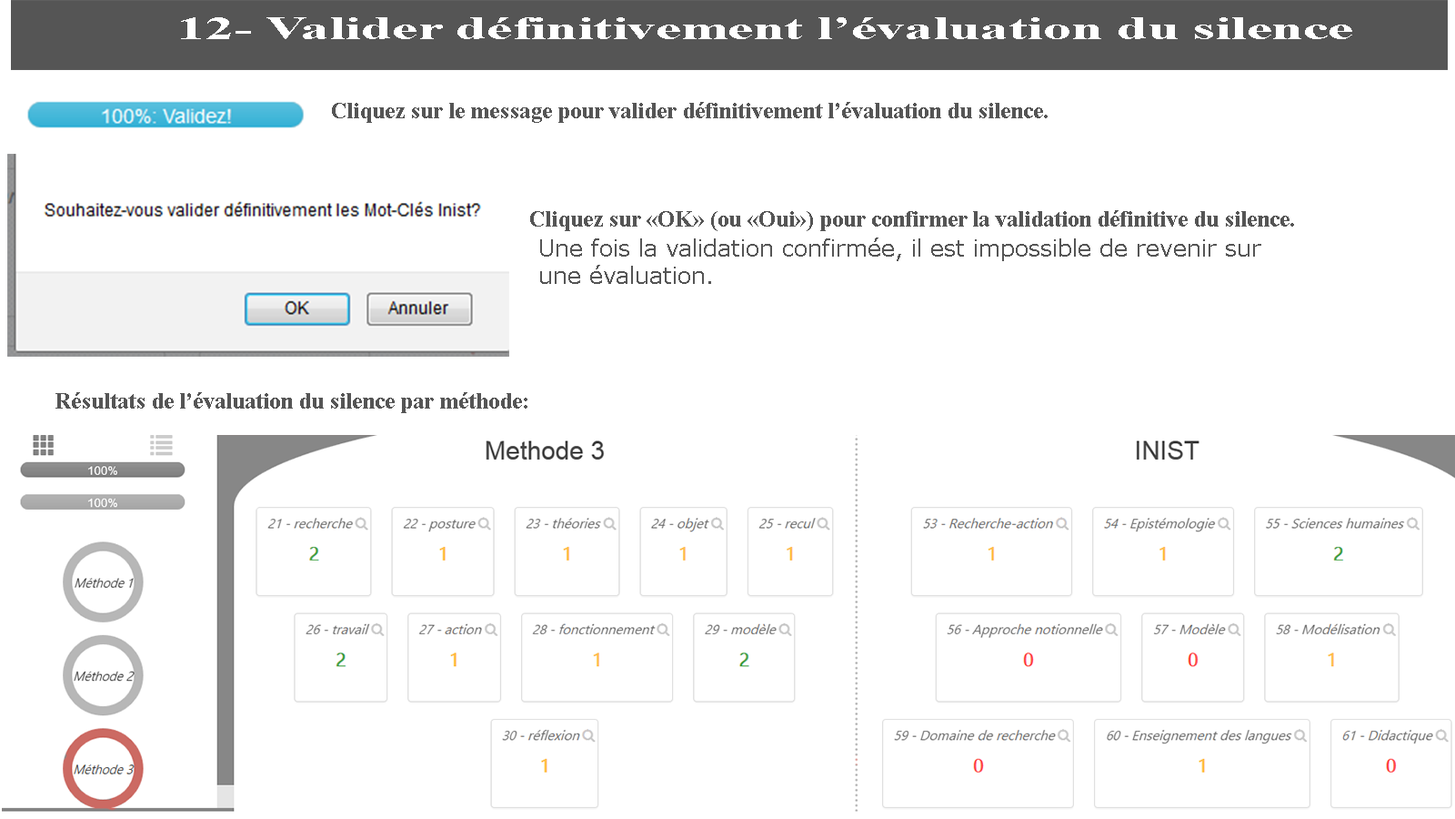
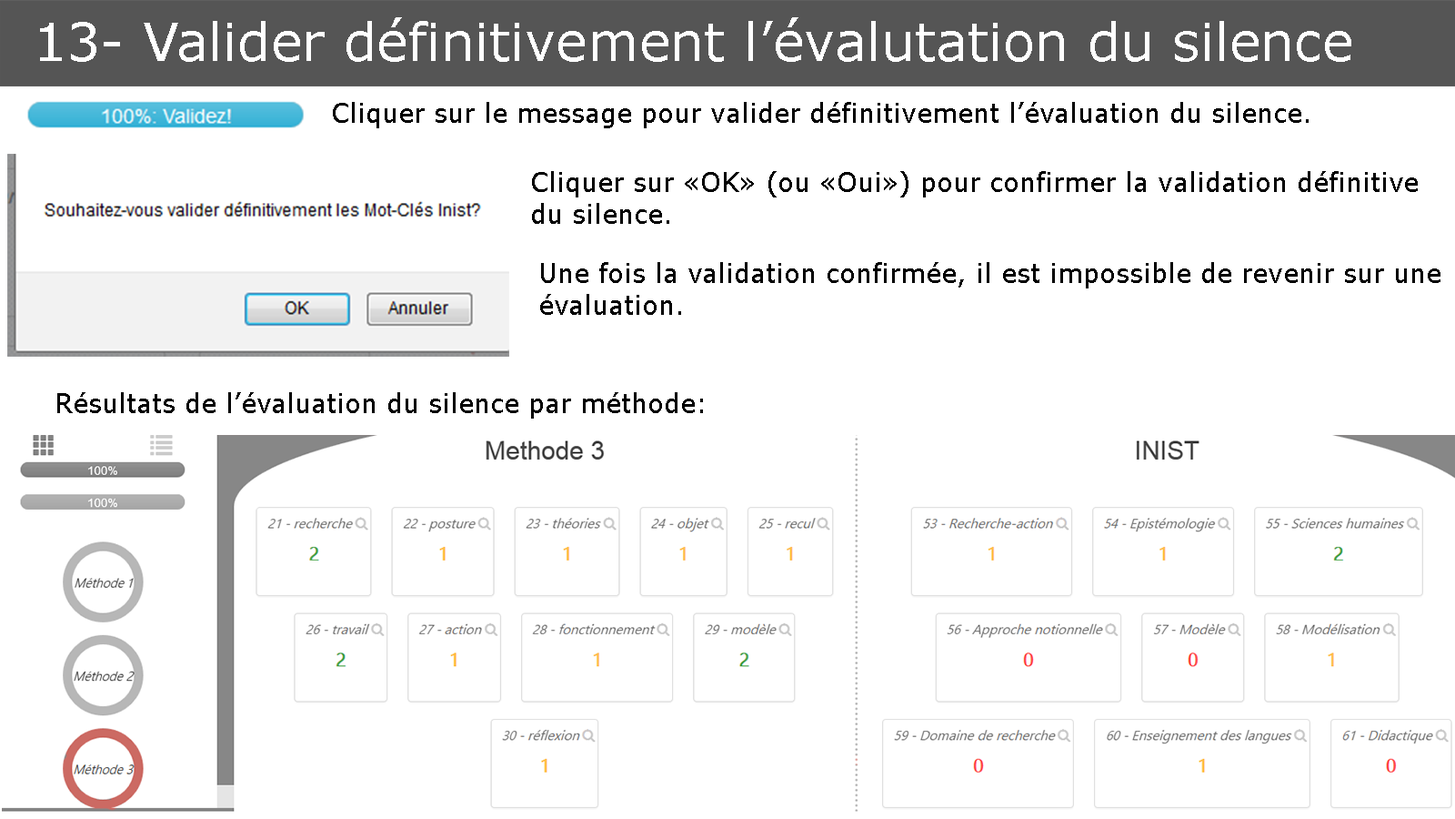
Layered file, before and after one edit (1455 × 819). Changes by layer:
renamed "12- Valider définitivement l’évaluation du silence" to "13- Valider définitivement l’évalutation du silence", painted on it over [40,17,1353,62]
painted on "Calque 1" over [0,0,1455,87]
painted on "Résultats de l’évaluation du silence par méthode:" over [55,392,704,419]
renamed "Cliquez sur «OK» (ou «Oui») pour confirmer la validation défini" to "Cliquer sur «OK» (ou «Oui») pour confirmer la validation défini", painted on it over [530,171,1419,232]
renamed "Cliquez sur le message pour valider définitivement l’évaluation" to "Cliquer sur le message pour valider définitivement l’évaluation", painted on it over [331,101,1309,129]
painted on "Une fois la validation confirmée, il est impossible de revenir" over [540,237,1441,315]
moved "blanc1" below "blanc1 copie", painted on it over [55,101,1441,419]
